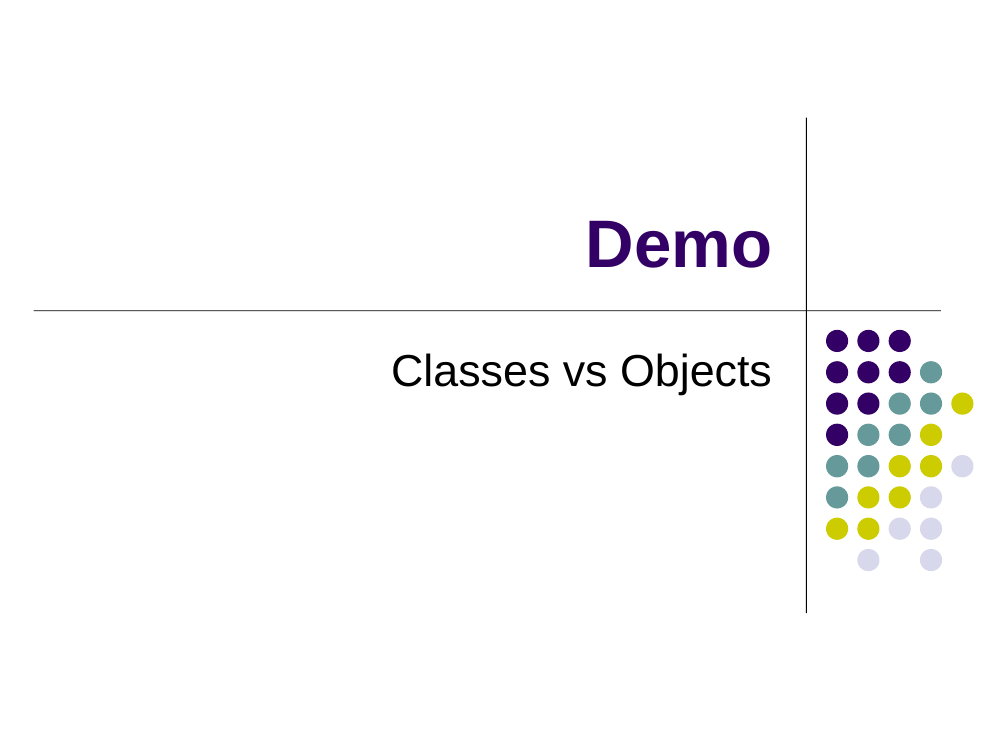
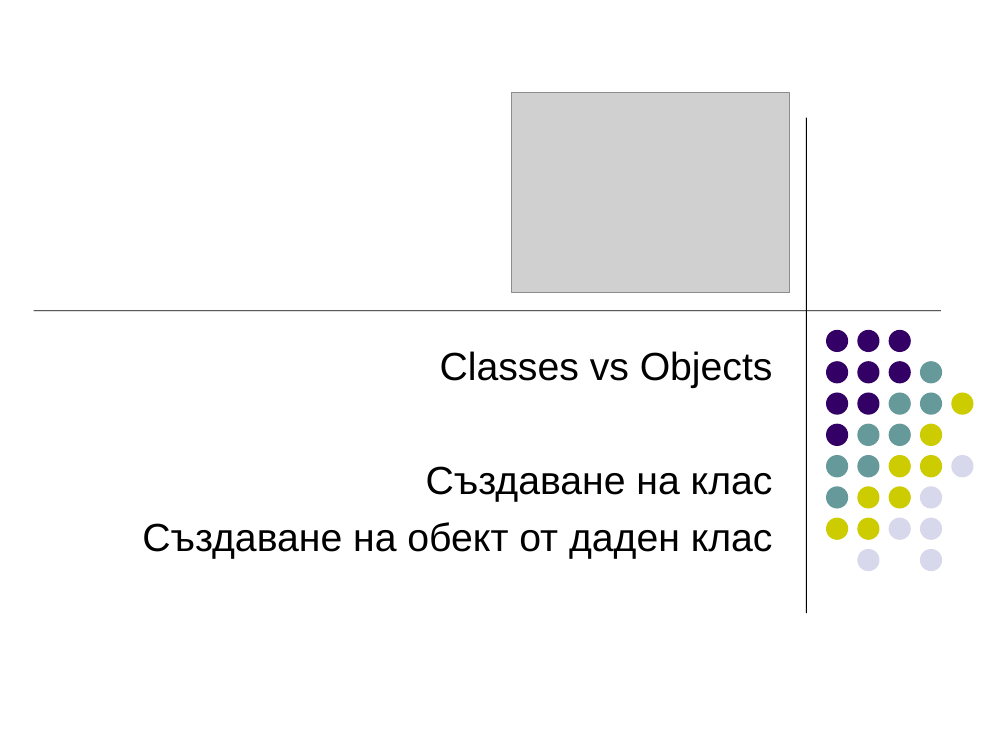
Before and after one commit to ivorusev/startup-factory-java-course, a slide deck: slide 5 of 2-OOP.ppt (slide 4 before the commit). Drawn at 1008x756 pixels with LibreOffice and Linux fonts; fonts in the diff are those of the drawing; grey boxes stand for pictures. Boxes give left, top, right and bottom in pixels: in the first picture for what was removed or moved away, otherwise in the second. Text is boxed around its words. In the diff, an @@ line names an element or a change of style, - is before the commit and + after.

```diff
--- a/2-OOP.ppt
+++ b/2-OOP.ppt
@@ picture added at (x1=512, y1=92, x2=789, y2=292) @@
@@ title removed at (x1=586, y1=220, x2=773, y2=268) @@
-Demo
@@ subtitle at (x1=440, y1=351, x2=773, y2=388): size 32 to 28 pt in "Classes vs Objects"; less space between paragraphs @@
@@ subtitle at (x1=142, y1=466, x2=773, y2=559): paragraphs added @@
+Създаване на клас
+Създаване на обект от даден клас
```
Also in this commit, not shown: 3 other slides changed, 9 slides added.
